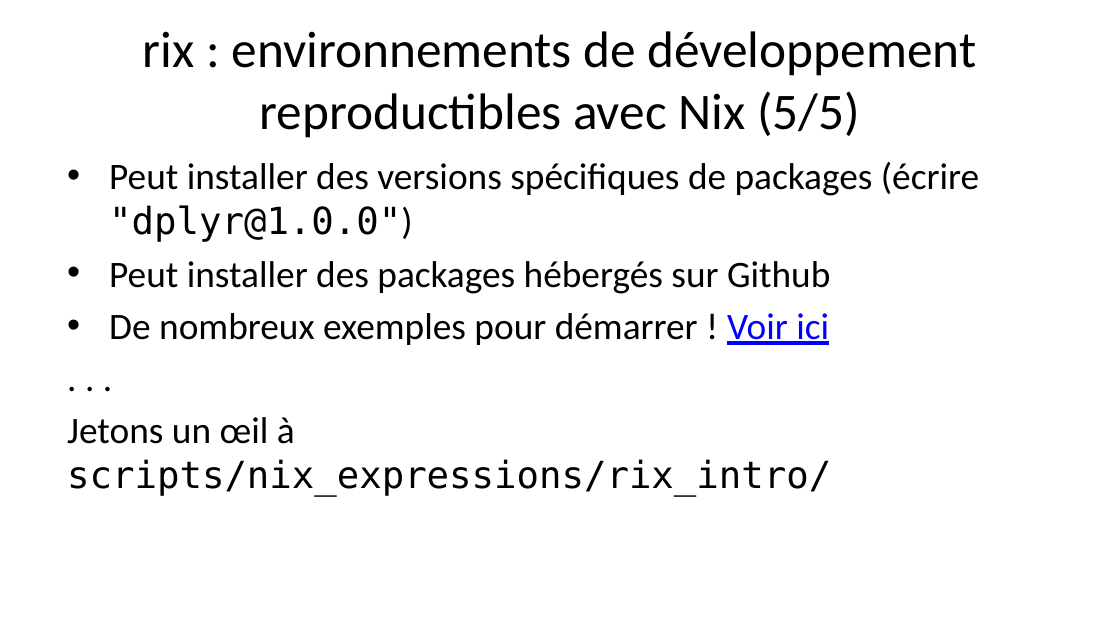
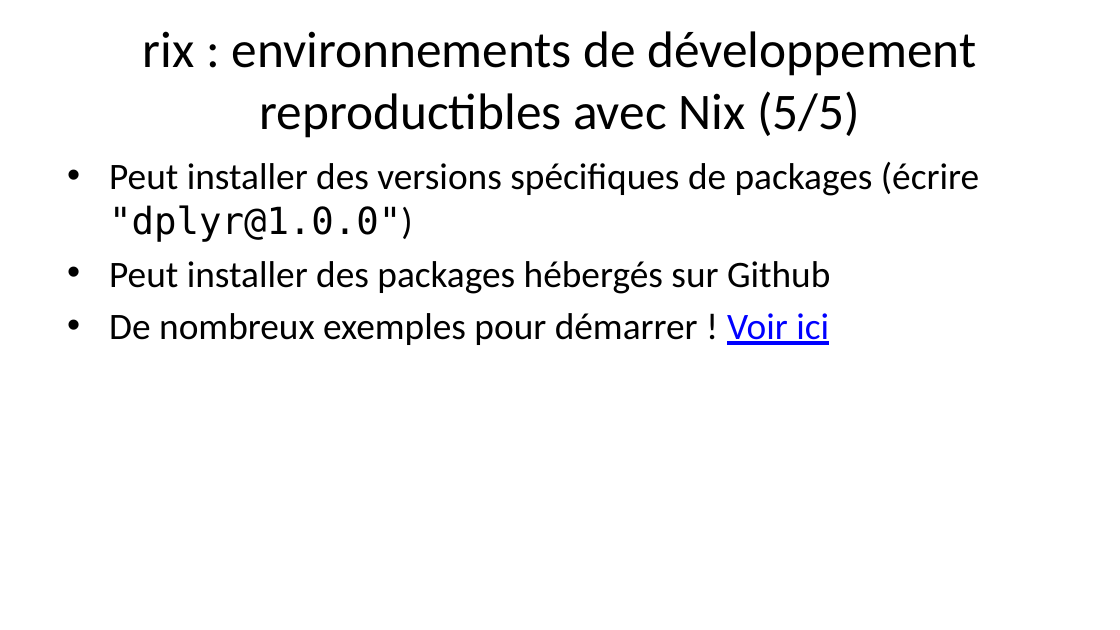
Before and after one commit to b-rodrigues/repro_rrr, a slide deck: slide 14 of docs/index.pptx (slide 21 before the commit). Drawn at 1120x630 pixels with LibreOffice and Linux fonts; fonts in the diff are those of the drawing. Boxes give left, top, right and bottom in pixels: in the first picture for what was removed or moved away, otherwise in the second. Text is boxed around its words. In the diff, an @@ line names an element or a change of style, - is before the commit and + after.

```diff
--- a/docs/index.pptx
+++ b/docs/index.pptx
@@ text at <box>67,417,831,496</box>: paragraphs removed @@
-. . .
-Jetons un œil à scripts/nix_expressions/rix_intro/
```
Also in this commit, not shown: 7 other slides changed, 1 slide added, 11 slides removed, 12 other files.
